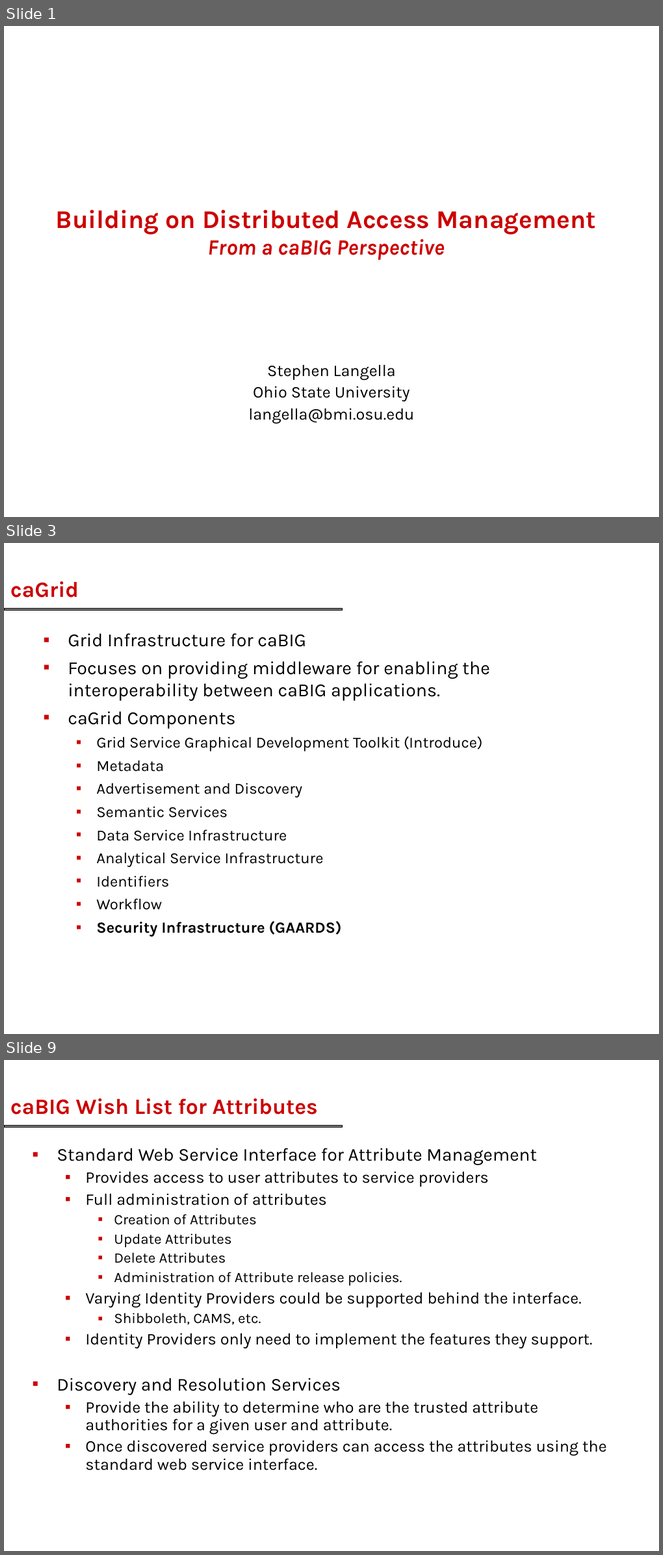
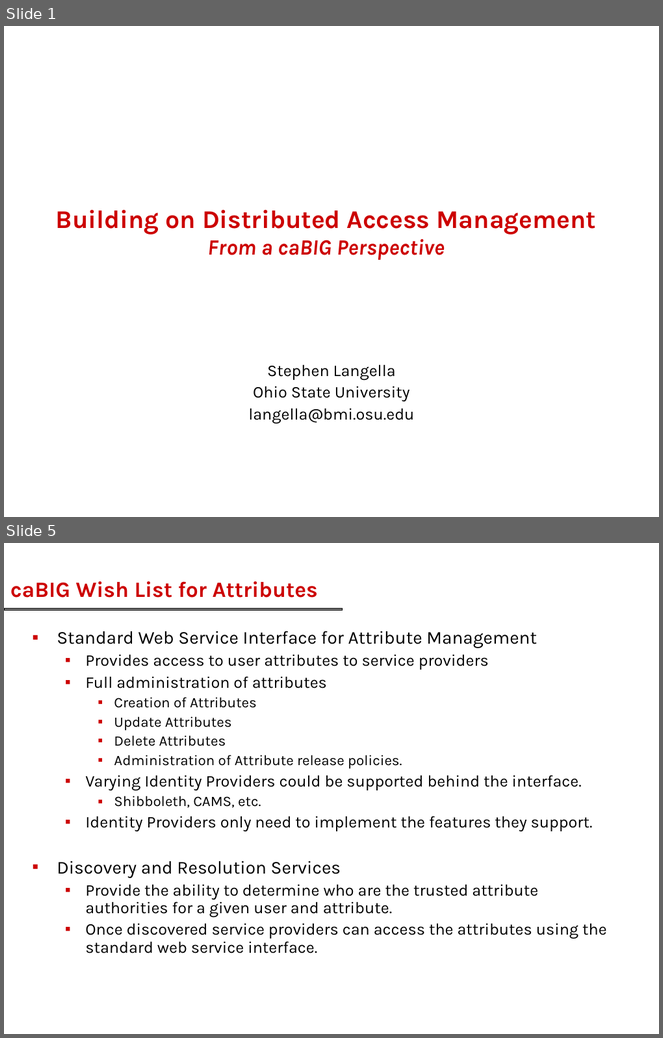
Before and after one commit to NCIP/cagrid-portal, a slide deck: cagrid-1-0/Documentation/presentations/security/gridgrouper/gridgrouper-educause-camp-future-nov-2006.ppt. Shown one above the other, each under a label of ours: slides 1, 3 and 9 before the commit, slides 1 and 5 after it; the slides between them are not shown. The pictures are 663x1555 and 663x1038 pixels, drawn with LibreOffice and Linux fonts; fonts in the diff are those of the drawing; background and template pictures are left out. Boxes give left, top, right and bottom in pixels: in the first picture for what was removed or moved away, otherwise in the second. Text is boxed around its words. In the diff, an @@ line names an element or a change of style, - is before the commit and + after.

```diff
--- a/cagrid-1-0/Documentation/presentations/security/gridgrouper/gridgrouper-educause-camp-future-nov-2006.ppt
+++ b/cagrid-1-0/Documentation/presentations/security/gridgrouper/gridgrouper-educause-camp-future-nov-2006.ppt
@@ slide 3 removed at box(4, 543, 659, 1034), background #FFFFFF; not listed: 1 template element that a slide beside it also shows @@
@@ title removed at box(10, 581, 79, 598) @@
-caGrid
@@ text removed at box(68, 633, 490, 937) @@
-▪ Grid Infrastructure for caBIG
-▪ Focuses on providing middleware for enabling the interoperability between caBIG applications.
-▪ caGrid Components
-  ▪ Grid Service Graphical Development Toolkit (Introduce)
-  ▪ Metadata
-  ▪ Advertisement and Discovery
-  ▪ Semantic Services
-  ▪ Data Service Infrastructure
-  ▪ Analytical Service Infrastructure
-  ▪ Identifiers
-  ▪ Workflow
-  ▪ Security Infrastructure (GAARDS)
@@ what was slide 9 is now slide 5 @@
```
Also in this commit, not shown: 3 slides changed, 3 other slides removed, 1 other file.
